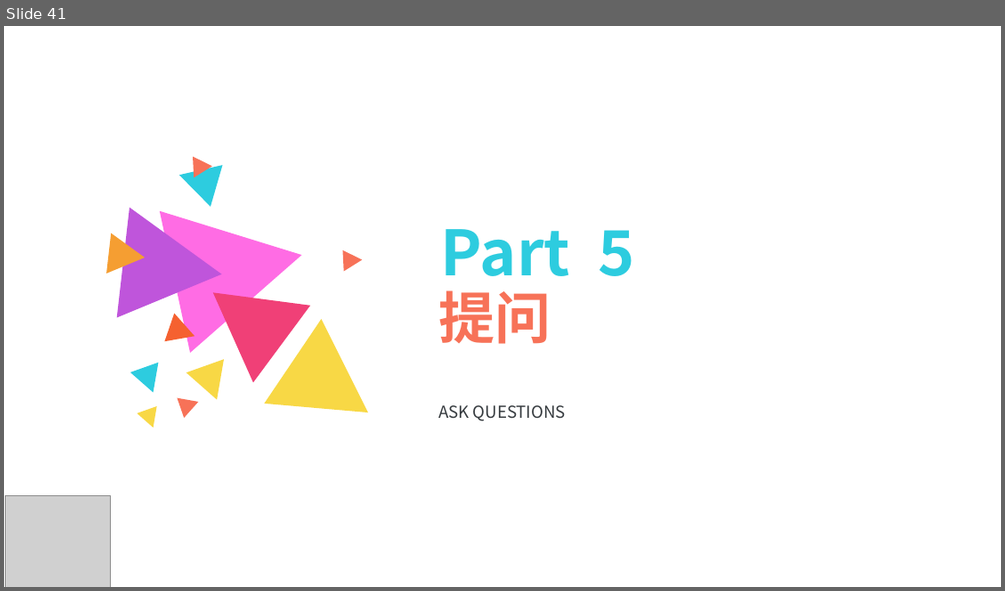
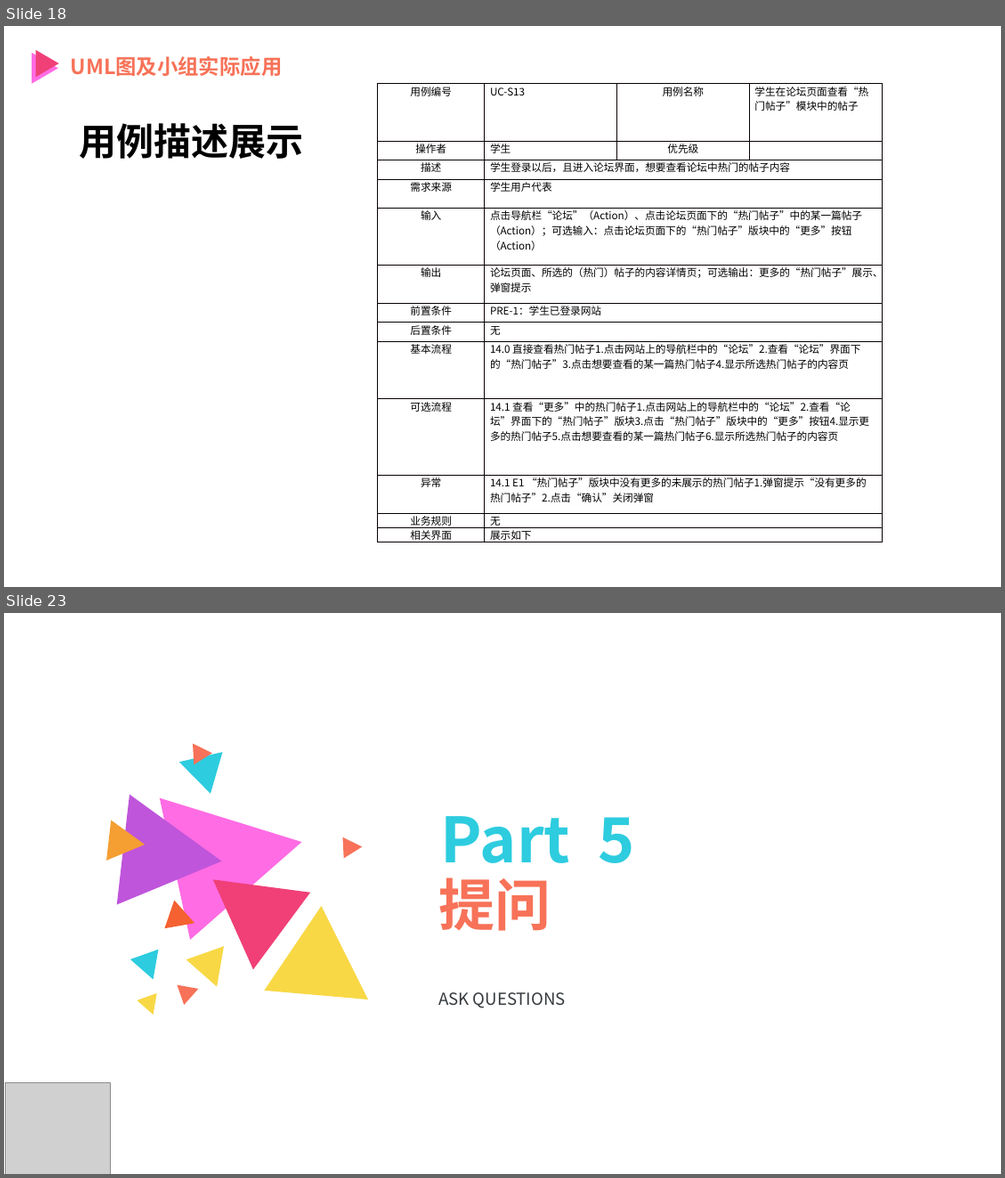
Before and after one commit to PRD2018-G12/SE-Education-Assistant-System, a slide deck: 非受控文档/UML翻转课堂/UML 基础 综合应用和问题解答.pptx. Shown one above the other, each under a label of ours: slide 41 before the commit, slides 18 and 23 after it; the slides between them are not shown. The pictures are 1005x591 and 1005x1178 pixels, drawn with LibreOffice and Linux fonts; fonts in the diff are those of the drawing; grey boxes stand for pictures. Boxes give left, top, right and bottom in pixels: in the first picture for what was removed or moved away, otherwise in the second. Text is boxed around its words. In the diff, an @@ line names an element or a change of style, - is before the commit and + after.

```diff
--- a/非受控文档/UML翻转课堂/UML 基础 综合应用和问题解答.pptx
+++ b/非受控文档/UML翻转课堂/UML 基础 综合应用和问题解答.pptx
@@ slide 18 added at box(4, 26, 1001, 587), background #FFFFFF @@
@@ triangle added at box(36, 50, 59, 78), fill #F04077 @@
@@ triangle added at box(32, 53, 57, 84), fill #FF6CE4 @@
@@ text added at box(71, 56, 283, 76), 20 pt, text #F77258, bold @@
+UML图及小组实际应用
@@ table added at box(378, 84, 882, 546), 13 rows, 4 columns @@
+用例编号 | UC-S13 | 用例名称 | 学生在论坛页面查看“热门帖子”模块中的帖子
+操作者 | 学生 | 优先级 | 
+描述 | 学生登录以后，且进入论坛界面，想要查看论坛中热门的帖子内容 |  | 
+需求来源 | 学生用户代表 |  | 
+输入 | 点击导航栏“论坛”（Action）、点击论坛页面下的“热门帖子”中的某一篇帖子（Action）；可选输入：点击论坛页面下的“热门帖子”版块中的“更多”按钮（Action） |  | 
+输出 | 论坛页面、所选的（热门）帖子的内容详情页；可选输出：更多的“热门帖子”展示、弹窗提示 |  | 
+前置条件 | PRE-1：学生已登录网站 |  | 
+后置条件 | 无 |  | 
+基本流程 | 14.0 直接查看热门帖子1.点击网站上的导航栏中的“论坛”2.查看“论坛”界面下的“热门帖子”3.点击想要查看的某一篇热门帖子4.显示所选热门帖子的内容页 |  | 
+可选流程 | 14.1 查看“更多”中的热门帖子1.点击网站上的导航栏中的“论坛”2.查看“论坛”界面下的“热门帖子”版块3.点击“热门帖子”版块中的“更多”按钮4.显示更多的热门帖子5.点击想要查看的某一篇热门帖子6.显示所选热门帖子的内容页 |  | 
+异常 | 14.1 E1 “热门帖子”版块中没有更多的未展示的热门帖子1.弹窗提示“没有更多的热门帖子”2.点击“确认”关闭弹窗 |  | 
+业务规则 | 无 |  | 
+相关界面 | 展示如下 |  | 
@@ title added at box(80, 123, 304, 159), 36 pt, text #000000, bold @@
+用例描述展示
@@ what was slide 41 is now slide 23 @@
```
Also in this commit, not shown: 11 slides changed, 17 other slides added, 36 slides removed, 1 other file.
